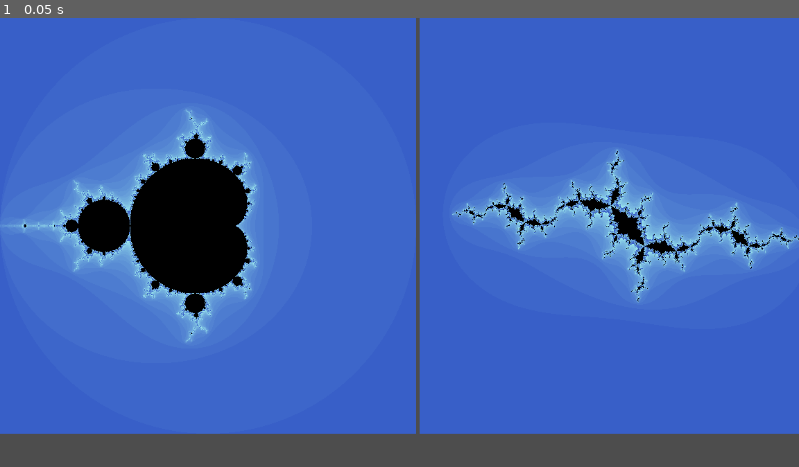
Above: before the commit, frame 1.
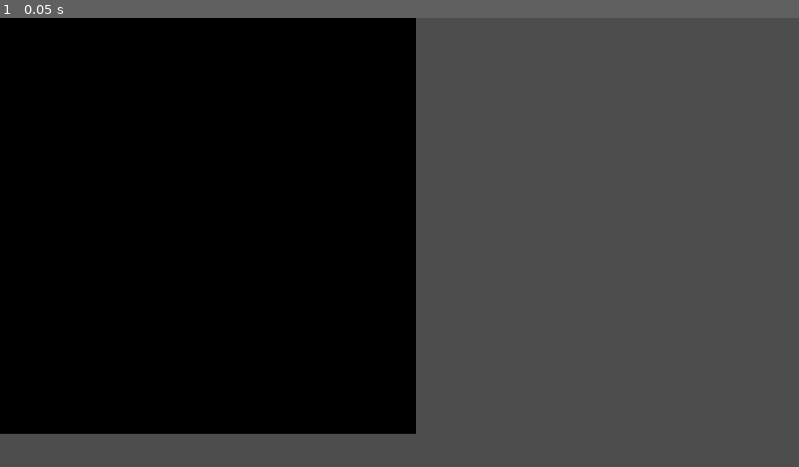
Above: after the commit, the same moment.

Repository: Wo0fle/fractal-designer
Game: Godot game, scene res://scenes/viewer.tscn
Two runs of this game, one before a commit and one after it. Both use one fixed random seed, a clock stepped at 60 frames per second and the inputs below.
Inputs:
- Up to frame 1 (0.05 s): no input

The runs differ from the first frame. In frame 1, 88% of the frame differs, in the area x 0-100%, y 0-93%.

Commit message:
rename, also why math no work
cmon man i just wanna add complex exponents but now EVERYTHING IS INSIDE THE SET... it's gotta be a coding skill issue cuz the math is right... i think??????????

Diff:
--- a/project.godot
+++ b/project.godot
@@ -10,7 +10,7 @@
 
 [application]
 
-config/name="fractalscape"
+config/name="Fractal Designer"
 run/main_scene="res://scenes/viewer.tscn"
 config/features=PackedStringArray("4.0", "GL Compatibility")
 config/icon="res://icon.svg"
--- a/scenes/viewer.tscn
+++ b/scenes/viewer.tscn
@@ -7,9 +7,9 @@
 script/source = "extends Node2D
 
 
-@onready var c_set = $\"c-set\"
-@onready var z_set = $\"z-set\"
-#c_set.get_material().set_shader_parameter(\"zoom\", zoom)
+# @onready var c_set = $\"c-set\"
+# @onready var z_set = $\"z-set\"
+# c_set.get_material().set_shader_parameter(\"zoom\", zoom)
 
 func _ready():
 	# add sliders that change the parameters ??????
@@ -18,11 +18,12 @@
 
 [sub_resource type="ShaderMaterial" id="ShaderMaterial_ycy42"]
 shader = ExtResource("1_kmil1")
-shader_parameter/exponent = 2.0
+shader_parameter/exponent = Vector2(2, 0)
 shader_parameter/zoom = 4.0
 shader_parameter/center_x = 0.0
 shader_parameter/center_y = 0.0
 shader_parameter/max_iterations = 500
+shader_parameter/in_set_color = Vector3(0, 0, 0)
 shader_parameter/far_color = Vector3(56, 95, 200)
 shader_parameter/close_color = Vector3(162, 240, 240)
 shader_parameter/amount_of_colors = 20
@@ -35,6 +36,7 @@
 shader_parameter/center_x = 0.0
 shader_parameter/center_y = 0.0
 shader_parameter/max_iterations = 500
+shader_parameter/in_set_color = Vector3(0, 0, 0)
 shader_parameter/far_color = Vector3(56, 95, 200)
 shader_parameter/close_color = Vector3(162, 240, 240)
 shader_parameter/amount_of_colors = 20
@@ -50,6 +52,7 @@
 scale = Vector2(15, 15)
 
 [node name="z-set" type="ColorRect" parent="."]
+visible = false
 material = SubResource("ShaderMaterial_y568x")
 offset_left = 605.0
 offset_right = 645.0
Not shown, changed: shaders/overall.gdshaderinc
Not shown, changed: README.md
